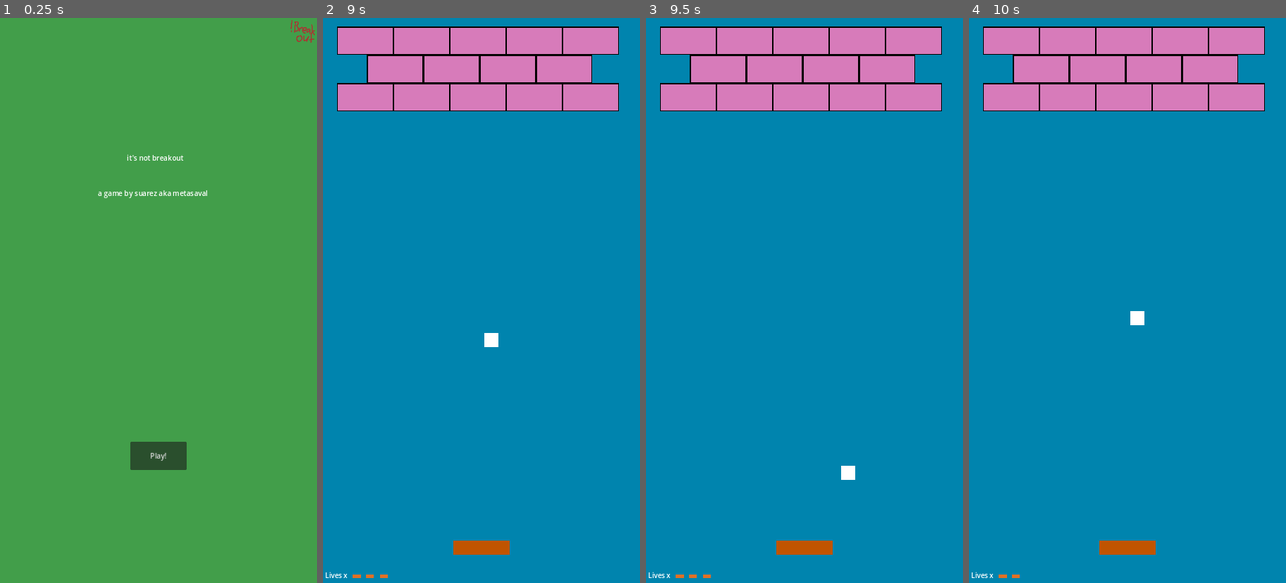
Above: before the commit, frames 1-4 (left to right).
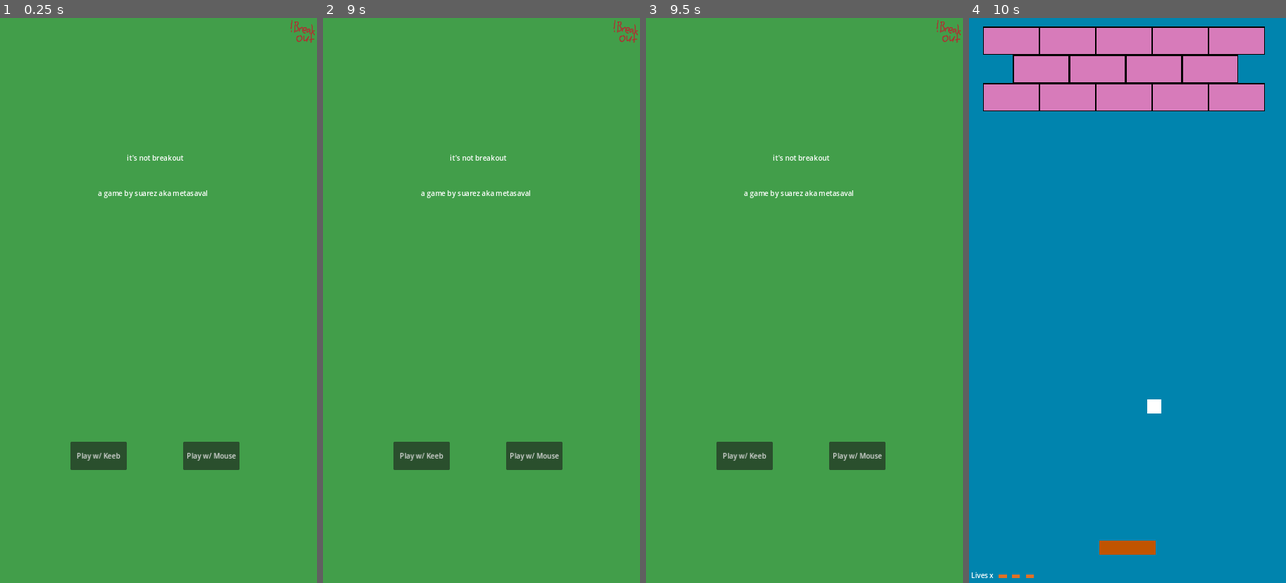
Above: after the commit, the same moments.

Repository: DDSuarez/NotBreakout
Game: Godot game, scene res://src/scenes/main_menu.tscn
The game is run twice, just before and just after one commit, with the same random seed, the same clock (stepped at 60 frames per second) and the same inputs.
Inputs (mouse positions are in pixels of both pictures, inside the frame that each line leads up to):
- Up to frame 1 (0.25 s): no input
- Up to frame 2 (9 s): click "Play!" (after the commit: "Play w/ Keeb") at 0.5 s; move the mouse to (551, 272) at 1.27 s; hold Right (m_right) 1.28-2.03 s; move the mouse to (418, 328) at 2.02 s; hold Left (m_left) 2.03-2.78 s; move the mouse to (513, 176) at 2.77 s; hold Right (m_right) 2.78-4.28 s; move the mouse to (465, 413) at 3.52 s; move the mouse to (576, 385) at 4.27 s; hold Left (m_left) 4.28-6.53 s; move the mouse to (386, 215) at 5.02 s; move the mouse to (497, 300) at 5.77 s; move the mouse to (433, 159) at 6.52 s; hold Right (m_right) 6.53-8.75 s; move the mouse to (551, 272) at 7.27 s; move the mouse to (418, 328) at 8.02 s; click "Replay?" at 8.75 s
- Up to frame 3 (9.5 s): no input
- Up to frame 4 (10 s): click (1067, 458) at 9.5 s, where only the run after the commit has a clickable "Play w/ Keeb"

The runs differ from the first frame. In frame 1, 2.6% of the frame differs, in the area x 22-76%, y 75-80%; in frame 2, 100%, in the area x 0-100%, y 0-100%; in frame 3, 100%; in frame 4, 0.2%.

Commit message:
added mouse controls

Diff:
--- a/src/scenes/main_menu.tscn
+++ b/src/scenes/main_menu.tscn
@@ -29,15 +29,23 @@
 offset_bottom = 416.0
 text = "a game by suarez aka metasaval"
 
-[node name="PlayButton" type="Button" parent="."]
-offset_left = 296.0
+[node name="PlayKeeb" type="Button" parent="."]
+offset_left = 160.0
 offset_top = 960.0
-offset_right = 424.0
+offset_right = 288.0
 offset_bottom = 1024.0
-text = "Play!"
+text = "Play w/ Keeb"
+
+[node name="PlayMouse" type="Button" parent="."]
+offset_left = 416.0
+offset_top = 960.0
+offset_right = 544.0
+offset_bottom = 1024.0
+text = "Play w/ Mouse"
 
 [node name="Logo" type="Sprite2D" parent="."]
 position = Vector2(688, 32)
 texture = ExtResource("2_hrhsd")
 
-[connection signal="pressed" from="PlayButton" to="." method="_on_play_button_pressed"]
+[connection signal="pressed" from="PlayKeeb" to="." method="_on_play_button_pressed"]
+[connection signal="pressed" from="PlayMouse" to="." method="_on_play_mouse_pressed"]
--- a/src/scripts/end_screen.gd
+++ b/src/scripts/end_screen.gd
@@ -17,4 +17,4 @@
 func _on_replay_button_pressed():
 	Globals.playerWon = false
 	Globals.lives = Globals.START_LIVES
-	get_tree().change_scene_to_file("res://src/scenes/game.tscn")
+	get_tree().change_scene_to_file("res://src/scenes/main_menu.tscn")
--- a/src/scripts/globals.gd
+++ b/src/scripts/globals.gd
@@ -4,11 +4,15 @@
 
 var lives : int
 var playerWon : bool
+var currControls : int
+
+enum CONTROLS {KEEB, MOUSE, PHONE}
 
 # Called when the node enters the scene tree for the first time.
 func _ready():
 	lives = START_LIVES
 	playerWon = false
+	currControls = CONTROLS.KEEB
 
 
 # Called every frame. 'delta' is the elapsed time since the previous frame.
--- a/src/scripts/main_menu.gd
+++ b/src/scripts/main_menu.gd
@@ -13,4 +13,10 @@
 
 # start the game
 func _on_play_button_pressed():
+	Globals.currControls = Globals.CONTROLS.KEEB
 	get_tree().change_scene_to_file("res://src/scenes/game.tscn")
+
+
+func _on_play_mouse_pressed():
+	Globals.currControls = Globals.CONTROLS.MOUSE
+	get_tree().change_scene_to_file("res://src/scenes/game.tscn")
--- a/src/scripts/player.gd
+++ b/src/scripts/player.gd
@@ -12,10 +12,13 @@
 
 # Called every frame. 'delta' is the elapsed time since the previous frame.
 func _process(delta):
-	if Input.is_action_pressed("m_left"):
-		position.x -= SPEED
-	elif Input.is_action_pressed("m_right"):
-		position.x += SPEED
+	if (Globals.currControls == Globals.CONTROLS.KEEB):
+		if Input.is_action_pressed("m_left"):
+			position.x -= SPEED
+		elif Input.is_action_pressed("m_right"):
+			position.x += SPEED
+	elif (Globals.currControls == Globals.CONTROLS.MOUSE):
+		position.x = get_viewport().get_mouse_position().x
 
 	# make sure paddle doesn't leave the screen
 	position.x = clampi(position.x, paddle_size.x / 2, screen_size.x - paddle_size.x / 2)
